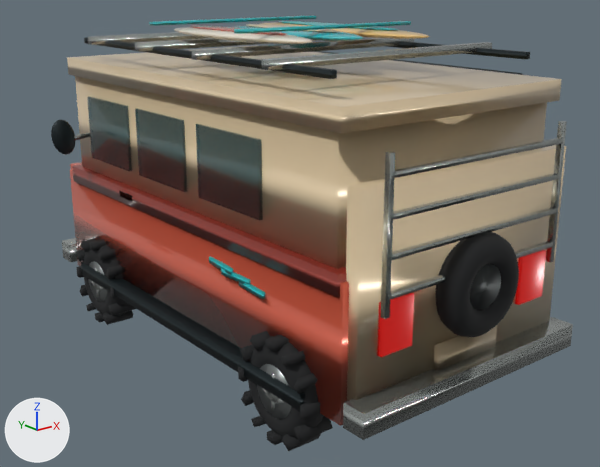
What one commit did to the glTF model public/models/surf-van-premium.glb.
Before and after are seen from a 50 mm lens placed at (-6.32, -8.24, 4.74), pointed at (0.0, -0.35, 1.58). Arrows for +X, +Y and +Z are at lower left; the lights stay in place. The picture after the commit comes second. Where no turn or scale is listed for an object, it has been applied to the vertices. Vertices at exactly the same position are counted once.

The first picture shows 'BrakeLights.render', 'VanBody.render', 'Wheel.FL.render', 'Wheel.RL.render'.
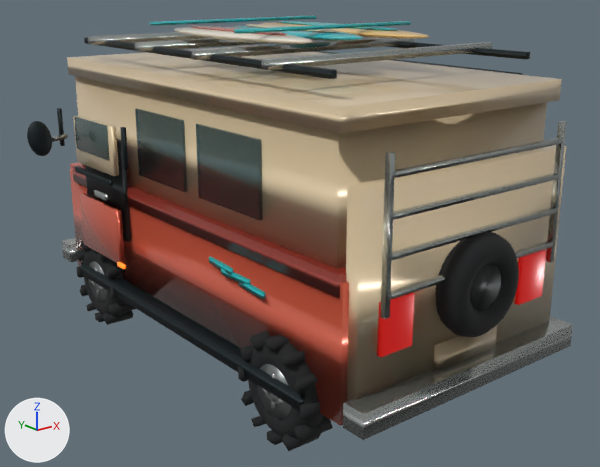
Commit message: feat: stage surf van entry

The change, as JSON lines over the scene's bpy script:
```json
{"block": "me_sphere_002", "where": "# used by ob_vanbody_render; location = (-0.72, -0.08, 4.06)"}
{"op": "remove", "block": "me_sphere_002", "code": "me_sphere_002.from_pydata(...)  # 3804 vertices, 7336 faces; spans x -1.37..2.81, y -3.31..3.43, z -3.65..0.12"}
{"op": "add", "block": "me_sphere_002", "code": "me_sphere_002.from_pydata(...)  # 3566 vertices, 6872 faces; spans x -1.04..2.81, y -3.31..3.43, z -3.65..0.12"}
{"block": "me_sphere_002", "change": "me_sphere_002 part 1: a new loose piece, a box spanning x -0.945..-0.885, y 1.23..2.33, z -2.635..-1.325, in mat_cabin_charcoal (black #1f2628)"}
{"block": "me_sphere_002", "change": "me_sphere_002 part 2: the loose piece of 222 vertices spanning x -1.37..-1.05, y 2.27..2.43, z -1.64..-1.16 is deleted"}
{"block": "me_sphere_002", "change": "me_sphere_002 part 3: the loose piece of 8 vertices spanning x -1.17..-0.85, y 2.3..2.36, z -1.47..-1.37 is deleted"}
{"block": "me_sphere_002", "change": "me_sphere_002 part 4: the loose piece of 8 vertices spanning x -0.83..-0.78, y 1.26..2.34, z -1.73..-0.9 is deleted"}
{"block": "me_sphere_002", "change": "me_sphere_002 part 5: the loose piece of 8 vertices spanning x -0.89..-0.83, y 1.11..1.45, z -2.08..-2.0 is deleted"}
{"op": "add", "block": "me_cube_031", "code": ["me_cube_031 = bpy.data.meshes.new('Cube.031')", "me_cube_031.from_pydata(...)  # 294 vertices, 548 faces; spans x -0.55..0.12, y -0.27..1.65, z -0.04..1.81", "# faces by material slot: [12, 12, 12, 12, 476, 24]", "me_cube_031.materials.append(mat_amber_indicators)  # orange #e3892c, glowing orange #ff7319", "me_cube_031.materials.append(mat_coral_automotive_paint)  # red #d15b42", "me_cube_031.materials.append(mat_warm_ivory_paint)  # beige #e3cda8", "me_cube_031.materials.append(mat_ocean_tinted_safety_glass)  # dark cyan #1d555d", "me_cube_031.materials.append(mat_powder_coated_trim)  # black #1d282b", "me_cube_031.materials.append(mat_brushed_stainless_hardware)  # light grey #bcc2bf"]}
{"op": "add", "block": "ob_door_driver_render", "code": ["ob_door_driver_render = bpy.data.objects.new('Door.Driver.render', me_cube_031)", "ob_door_driver_render.location = (-1.83, 1.01, 1.18)"]}
```

What differs and where, as boxes [x1, y1, x2, y2] in the pictures (600 x 467 px):
```json
{"object": "VanBody.render", "change": "reshaped", "before": [51, 15, 573, 440], "after": [62, 15, 573, 440]}
{"object": "Door.Driver.render", "change": "added", "after": [27, 108, 129, 269], "faces in mat_coral_automotive_paint (red #d15b42)": [80, 193, 125, 264], "faces in mat_powder_coated_trim (black #1d282b)": [27, 108, 129, 186], "faces in mat_ocean_tinted_safety_glass (dark cyan #1d555d)": [74, 116, 109, 160], "faces in mat_warm_ivory_paint (beige #e3cda8)": [73, 115, 119, 176], "faces in mat_brushed_stainless_hardware (light grey #bcc2bf)": [51, 134, 110, 201]}
{"part": 1, "of": "me_sphere_002", "change": "added", "after": [85, 139, 131, 242]}
{"part": 2, "of": "me_sphere_002", "change": "deleted", "before": [51, 119, 75, 155]}
{"part": 3, "of": "me_sphere_002", "change": "deleted", "before": [74, 132, 91, 141]}
{"part": 4, "of": "me_sphere_002", "change": "deleted", "before": [87, 96, 132, 172]}
{"part": 5, "of": "me_sphere_002", "change": "deleted", "before": [119, 190, 132, 201]}
```
